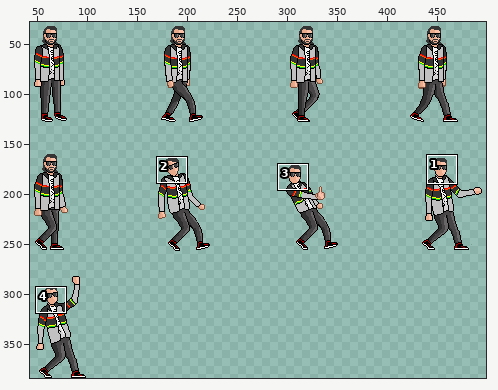
A sprite sheet gets an edit: Assets/Sprites/characters/thom/thom walk.png. Above, an overview of the earlier version with the close-up marked.
Close-up. The starting point:
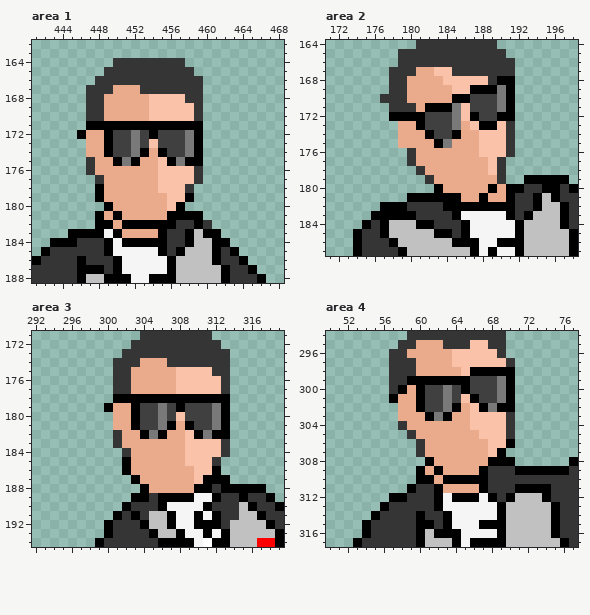
The file is 512x384 pixels. Pixels under 10% opacity are left out. Colours within 5 levels of each other are drawn and written as one. Shown: area 1: x 441..468, y 162..188; area 2: x 171..198, y 164..187; area 3: x 292..319, y 171..194; area 4: x 50..77, y 294..317. The wide view leaves out empty margins.
The same view after the edit:
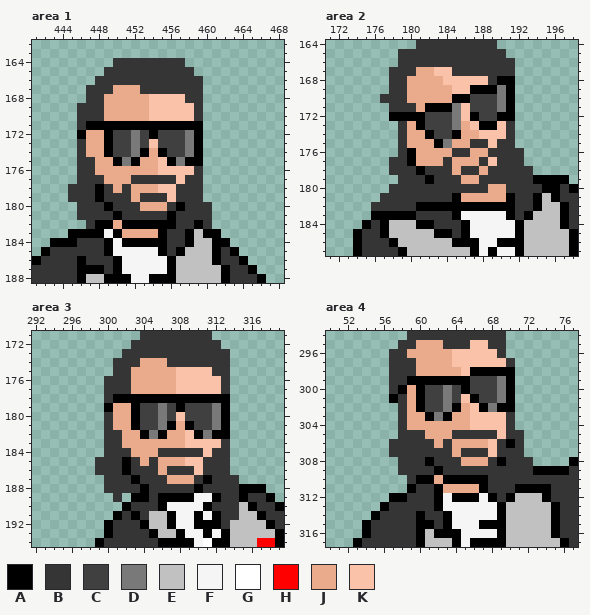
Palette (. is transparent): A #000000  B #363535  C #404040  D #797979  E #c1c1c1  F #f6f5f5  G #ffffff  H #ff0000  J #eaab8c  K #fac3a9
Commit: thom anim-sprite-prefab updates
The edit:
Changed rows in their new state; - is an unchanged pixel.
Area 1:
first column x 445:
169 -B--------------
170 -B--------------
171 -B--------------
173 -B--------------
174 -B--------------
175 -B--------------
176 -B--------------
177 -BB----BBBBB-B--
178 BBB-B-B-----B-B-
179 BBB-BBB-BBB-BBB-
180 -BBB-BBB---B-BBB
181 -BBBB-BBBBB-BBBB
182 --B-------------
Area 2:
first column x 176:
173 ---B--------------
174 ---B--------------
175 ---B-------BB-B---
176 ---BA----BB-JBB-B-
177 --BBA---B---B--BB-
178 --BBBABBB-BB-B-BBB
179 ---BBBABBB--BB-BBB
180 --BBBBBBBBBBBJ-BB-
181 -BBBBBBBB---J-----
182 BBBB-AAA----------
Area 3:
first column x 299:
176 -B--------------
177 -B--------------
178 -B--------------
180 -B--------------
181 -B--------------
182 -B--------------
183 -B--------------
184 -BB----BBBBB-B--
185 BBB-B-B-----B-B-
186 BBB-BBB-BBB-BBB-
187 -BBB-BBB---B-BBB
188 -BBBB-BBBBB-B-BB
189 --B-------------
Area 4:
first column x 57:
301 -B--------------
302 -B--------------
303 -B--------------
305 -B-B---BBBBB--B-
306 BBB-B-B-----B-B-
307 BBB-BBB-BBB-BBB-
308 -BBB-BBB---B-BBB
309 -BBBB-BBBBB---BB
310 --B-------------
Changed places in both close-ups, as pixel boxes (x1, y1, x2, y2):
changed: (68, 103, 212, 229)
changed: (371, 121, 533, 211)
changed: (95, 376, 239, 502)
changed: (389, 394, 533, 484)
